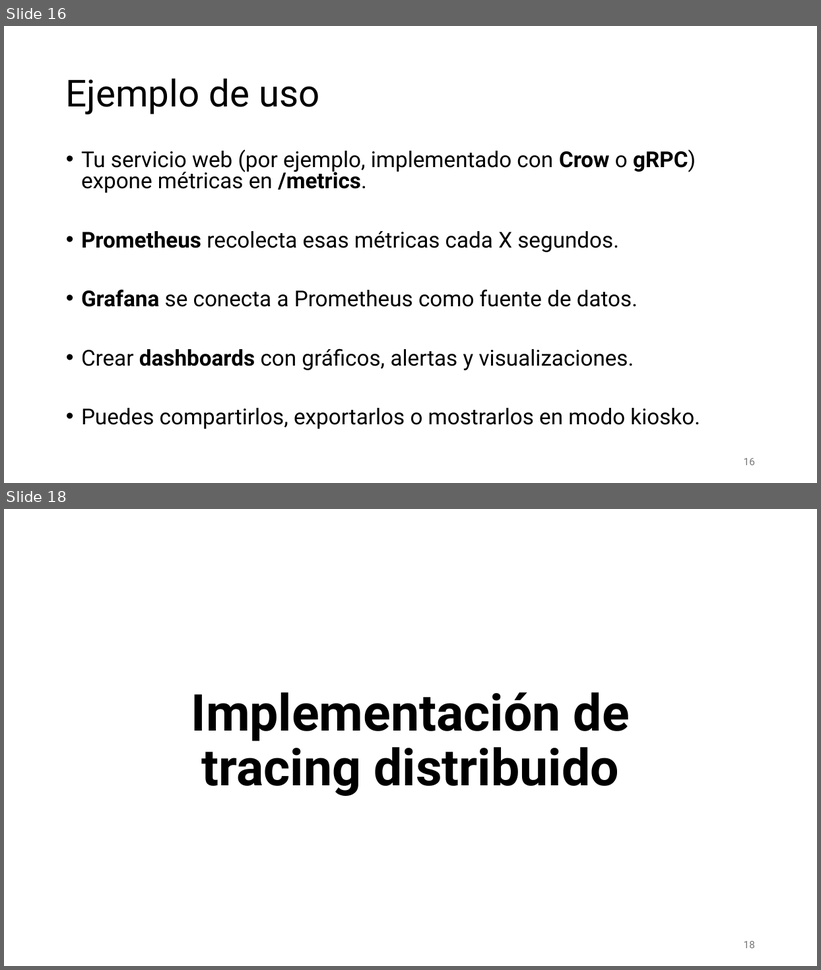
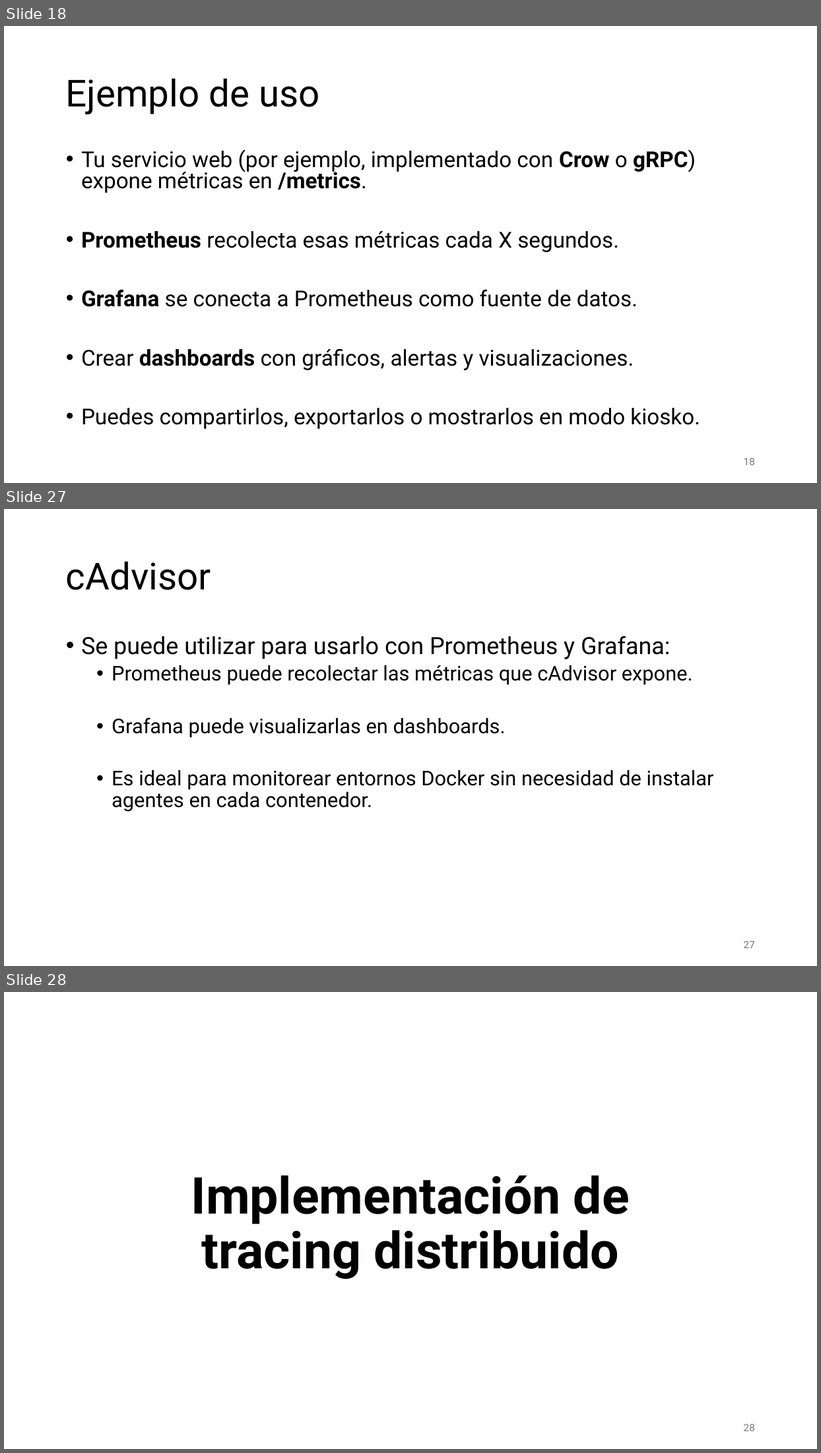
Before and after one commit to aldebarran22/CURSO_CPP_SERVICIOS_30H, a slide deck: doc/8_Monitorizacion_logging_microservicios.pptx. Shown one above the other, each under a label of ours: slides 16 and 18 before the commit, slides 18, 27 and 28 after it; the slides between them are not shown. The pictures are 821x970 and 821x1453 pixels, drawn with LibreOffice and Linux fonts; fonts in the diff are those of the drawing. Boxes give left, top, right and bottom in pixels: in the first picture for what was removed or moved away, otherwise in the second. Text is boxed around its words. In the diff, an @@ line names an element or a change of style, - is before the commit and + after.

```diff
--- a/doc/8_Monitorizacion_logging_microservicios.pptx
+++ b/doc/8_Monitorizacion_logging_microservicios.pptx
@@ slide 27 added at (x1=4, y1=509, x2=817, y2=966), background #FFFFFF @@
@@ title added at (x1=66, y1=561, x2=211, y2=590), 44 pt, text #000000 @@
+cAdvisor
@@ text added at (x1=81, y1=636, x2=714, y2=812), 24 pt, text #000000 @@
+• Se puede utilizar para usarlo con Prometheus y Grafana:
+  • Prometheus puede recolectar las métricas que cAdvisor expone.
+  • Grafana puede visualizarlas en dashboards.
+  • Es ideal para monitorear entornos Docker sin necesidad de instalar agentes en cada contenedor.
@@ page number added at (x1=744, y1=941, x2=755, y2=949), 12 pt, text #797979 @@
+27
@@ what was slide 16 is now slide 18 @@
@@ page number at (x1=744, y1=458, x2=755, y2=466): text changed @@
-16
+18
@@ what was slide 18 is now slide 28 @@
@@ page number at (x1=744, y1=1424, x2=755, y2=1432): text changed @@
-18
+28
```
Also in this commit, not shown: 5 slides changed, 15 other slides added, 1 slide removed, 3 other files.
